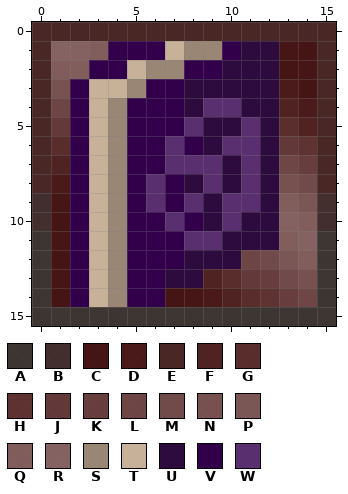
Edited in one commit: pixel-art sprite (Unity Files/Unity Builds/TestBuild/Proto/Assets/Prefabs/Items/Sprites/TeleUI.png). This is how it looked before the edit.
The file is 16x16 pixels. Colours within 5 levels of each other are drawn and written as one.
Palette (. is transparent): A #382d2bf0  B #3d2626f0  C #400b0bf0  D #451110f0  E #441e1df0  F #4c191af0  G #552524f0  H #5a2a2af0  J #603131f0  K #653637f0  L #6b3e3ef0  M #6f4344f0  N #764b4af0  P #795050f0  Q #805757f0  R #855d5ef0  S #998675  T #c7b299  U #2d0b3e  V #32004b  W #5a2f70
Pixels before, first column x 0:
 0 EEEEEEEEEEEEEEEE
 1 ERRQVVVTSSVUUCCE
 2 EQQVVTSSVVUUUCCE
 3 ENVTTSVVUUUUUDCE
 4 ELVTSVVVUWWUUFDE
 5 EJVTSVVVWUUWUGFE
 6 EGVTSVVWVUWWUJHE
 7 EFVTSVVWWWUWULKE
 8 EDVTSVWVUWUWUNME
 9 BCVTSVWVWUWWUQPB
10 BCVTSVVWVUWUURQB
11 ACVTSVVVWWUUUQRA
12 ACVTSVVVUUULMPQA
13 ACVTSVVUUFGJKMNA
14 ACVTSVVCCDFGHKLA
15 AAAAAAAAAAAAAAAA
New version:
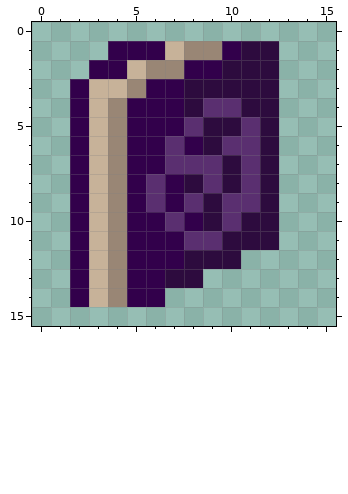
What changed:
Colour A is gone in rows 11 to 14 at x 0 and 15; in row 15 at x 0 to 15.
Colour B is gone in rows 9 to 10 at x 0 and 15.
Colour C is gone in rows 1 to 2 at x 13 to 14; in row 3 at x 14; in rows 9 to 13 at x 1; in row 14 at x 1 and 7 to 8.
Colour D is gone in row 3 at x 13; in row 4 at x 14; in row 8 at x 1; in row 14 at x 9.
Colour E is gone in row 0 at x 0 to 15; in rows 1 to 8 at x 0 and 15.
Colour F is gone in row 4 at x 13; in row 5 at x 14; in row 7 at x 1; in row 13 at x 9; in row 14 at x 10.
Colour G is gone in row 5 at x 13; in row 6 at x 1; in row 13 at x 10; in row 14 at x 11.
Colour H is gone in row 6 at x 14; in row 14 at x 12.
Colour J is gone in row 5 at x 1; in row 6 at x 13; in row 13 at x 11.
Colour K is gone in row 7 at x 14; in row 13 at x 12; in row 14 at x 13.
Colour L is gone in row 4 at x 1; in row 7 at x 13; in row 12 at x 11; in row 14 at x 14.
Colour M is gone in row 8 at x 14; in row 12 at x 12; in row 13 at x 13.
Colour N is gone in row 3 at x 1; in row 8 at x 13; in row 13 at x 14.
Colour P is gone in row 9 at x 14; in row 12 at x 13.
Colour Q is gone in row 1 at x 3; in row 2 at x 1 to 2; in row 9 at x 13; in row 10 at x 14; in row 11 at x 13; in row 12 at x 14.
Colour R is gone in row 1 at x 1 to 2; in row 10 at x 13; in row 11 at x 14.
